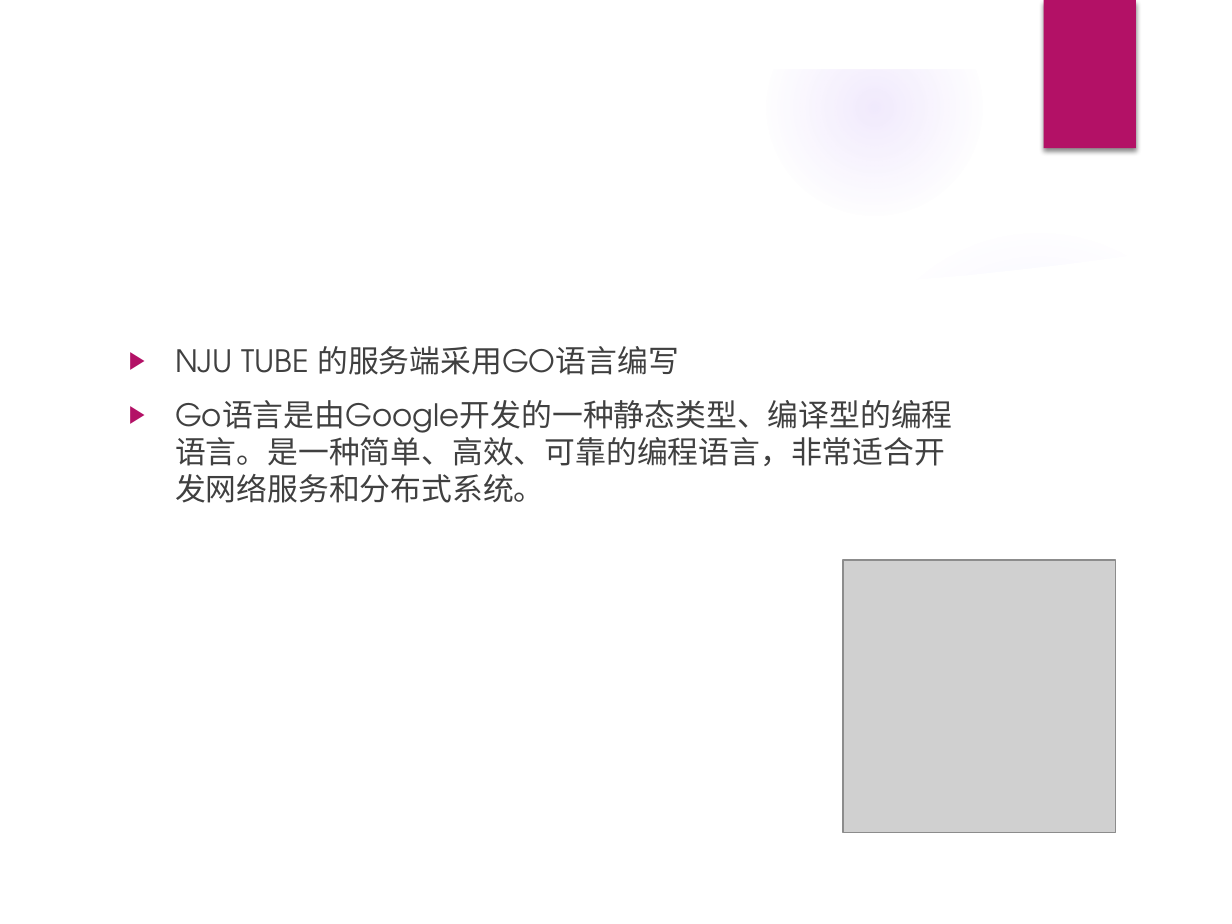
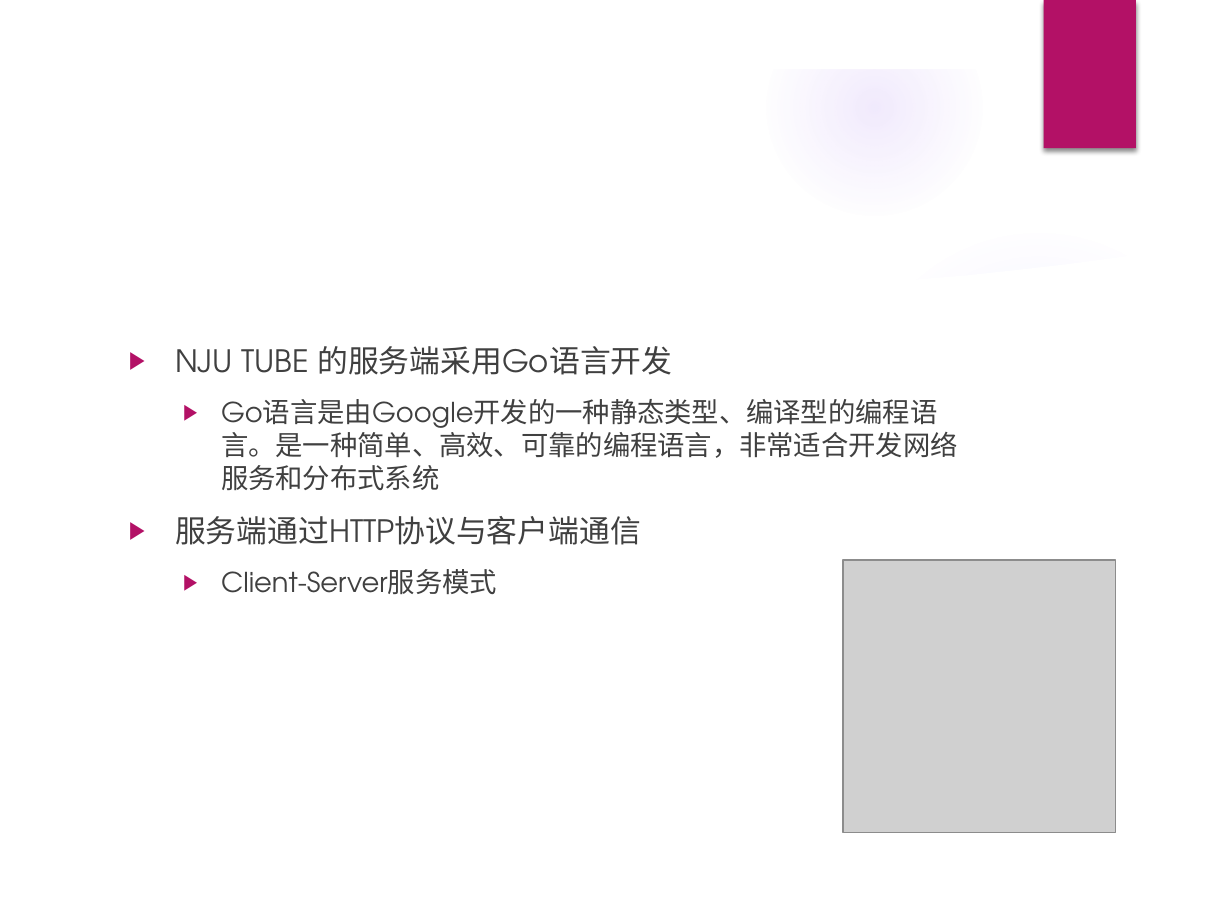
Before and after one commit to Relate13/web_2023, a slide deck: slide 11 of 项目介绍.pptx. Drawn at 1232x924 pixels with LibreOffice and Linux fonts; fonts in the diff are those of the drawing; grey boxes stand for pictures; background and template pictures are left out. Boxes give left, top, right and bottom in pixels: in the first picture for what was removed or moved away, otherwise in the second. Text is boxed around its words. In the diff, an @@ line names an element or a change of style, - is before the commit and + after.

```diff
--- a/项目介绍.pptx
+++ b/项目介绍.pptx
@@ text at (175,346,957,594): text changed; size 18 to 16 pt @@
-▶ NJU TUBE 的服务端采用GO语言编写
-▶ Go语言是由Google开发的一种静态类型、编译型的编程语言。是一种简单、高效、可靠的编程语言，非常适合开发网络服务和分布式系统。
+▶ NJU TUBE 的服务端采用Go语言开发
+  ▶ Go语言是由Google开发的一种静态类型、编译型的编程语言。是一种简单、高效、可靠的编程语言，非常适合开发网络服务和分布式系统
+▶ 服务端通过HTTP协议与客户端通信
+  ▶ Client-Server服务模式
```
Also in this commit, not shown: 1 other slide changed, 5 slides added, 3 slides removed.
